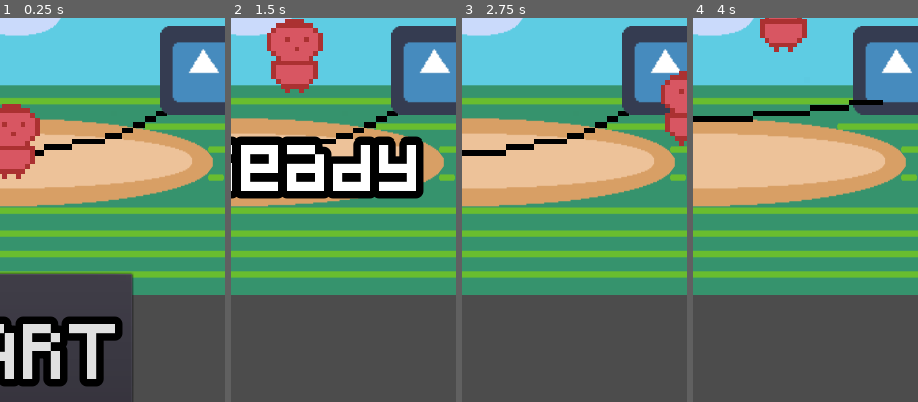
Above: before the commit, frames 1-4 (left to right).
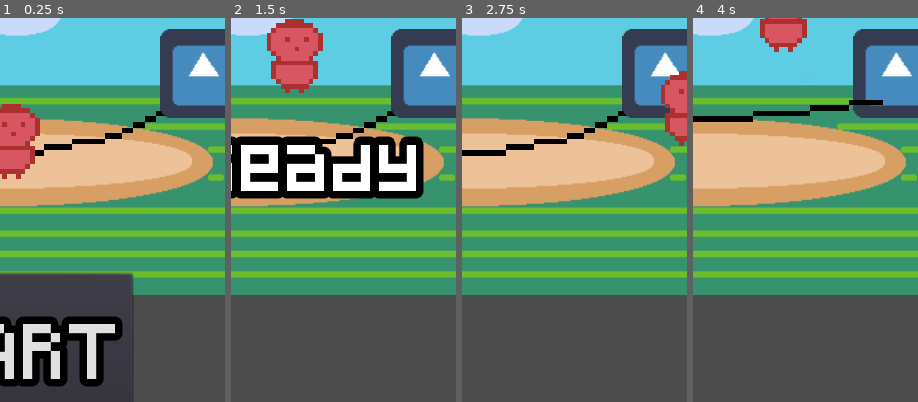
Above: after the commit, the same moments.

Repository: pyruro/slime-jump-godot-game
Game: Godot game, scene res://scenes/world.tscn
The game is run twice, just before and just after one commit, with the same random seed, the same clock (stepped at 60 frames per second) and the same inputs. The engine's default icon, where the game draws it, is replaced by a stand-in: a white triangle on a blue panel in a dark square.
Inputs:
- Up to frame 1 (0.25 s): no input
- Up to frame 2 (1.5 s): click "START" at 0.5 s; tap Enter at 1.25 s; hold D (walk_right) from 1.28 s (still down); tap Space (jump) at 1.35 s
- Up to frame 3 (2.75 s): keep holding D (walk_right); tap Space (jump) at 1.52, 1.82, 2.1, 2.27, 2.57 s
- Up to frame 4 (4 s): release D (walk_right) at 2.78 s; hold A (walk_left) 2.78-3.53 s; tap Space (jump) at 2.85, 3.6, 3.77 s; hold D (walk_right) from 3.53 s (still down)
The pictures show only the part of the screen within x 50-100%, y 30-80%; the shares and areas given below are measured in that part.

The runs differ from the first frame. In frame 1, 1.3% of the frame differs, in the area x 71-100%, y 2-27%; in frame 2, 1.3%; in frame 3, 1.1%; in frame 4, 1.2%.

Commit message:
progress on art and gameplay

Diff:
--- a/Player.gd
+++ b/Player.gd
@@ -42,6 +42,7 @@
 
 func jump():
 	velocity.y = jump_velocity
+	$jump_sound.play()
 
 func _physics_process(delta: float) -> void:
 	get_input()
--- a/scenes/Player.tscn
+++ b/scenes/Player.tscn
@@ -1,7 +1,8 @@
-[gd_scene load_steps=5 format=2]
+[gd_scene load_steps=6 format=2]
 
 [ext_resource path="res://Player.gd" type="Script" id=1]
 [ext_resource path="res://assets/character/character.png" type="Texture" id=2]
+[ext_resource path="res://assets/sounds/jump_test_2.wav" type="AudioStream" id=3]
 
 [sub_resource type="RectangleShape2D" id=1]
 extents = Vector2( 6.03566, 7.97194 )
@@ -33,4 +34,7 @@
 position = Vector2( 0, 7 )
 shape = SubResource( 2 )
 
+[node name="jump_sound" type="AudioStreamPlayer2D" parent="."]
+stream = ExtResource( 3 )
+
 [connection signal="area_entered" from="RopeDetector" to="." method="_on_RopeDetector_area_entered"]
--- a/scenes/world.gd
+++ b/scenes/world.gd
@@ -8,6 +8,9 @@
 
 func gameover():
 	$ScoreTimer.stop()
+	$Cuerda/AnimatedSprite.frame = 0
+	$Cuerda/AnimatedSprite.playing = false
+	$Cuerda.ciclo_salto = 0
 	$HUD.show_gameover()
 func new_game(): # se lanza al pulsar el botón de inicio
 	score = 0
@@ -51,3 +54,8 @@
 func _on_ScoreTimer_timeout() -> void:
 	score += 1
 	$HUD.update_score(score)
+
+
+
+func _on_Player_hit() -> void:
+	gameover()
--- a/scenes/world.tscn
+++ b/scenes/world.tscn
@@ -105,7 +105,7 @@
 offset = Vector2( 9.29041, 4.17367 )
 
 [node name="giraCuerda2" type="Sprite" parent="."]
-position = Vector2( -1346.34, 333.446 )
+position = Vector2( -1346.34, 337 )
 scale = Vector2( 1.45312, 1.48438 )
 texture = ExtResource( 8 )
 offset = Vector2( 1241.35, 2.73065 )
@@ -123,6 +123,7 @@
 
 [node name="YSort" type="YSort" parent="."]
 
+[connection signal="hit" from="Player" to="." method="_on_Player_hit"]
 [connection signal="timeout" from="ScoreTimer" to="." method="_on_ScoreTimer_timeout"]
 [connection signal="timeout" from="StartTimer" to="." method="_on_StartTimer_timeout"]
 [connection signal="start_game" from="HUD" to="." method="new_game"]
Binary file added: assets/grass.png
Not shown, added: assets/grass.png.import
Binary file added: assets/reloj_arena.ase
Not shown, added: assets/sounds/jump.wav.import
Not shown, added: assets/sounds/jump2.wav.import
Not shown, added: assets/sounds/jump_test_1.wav.import
Not shown, added: assets/sounds/jump_test_2.wav.import
Binary file added: assets/star.png
Binary file added: assets/suelo_tierra.png
Not shown, added: assets/suelo_tierra.png.import
Binary file added: assets/temp_interfaz.ase
Not shown, added: assets/sounds/jump.wav
(and 3 more such lines)
